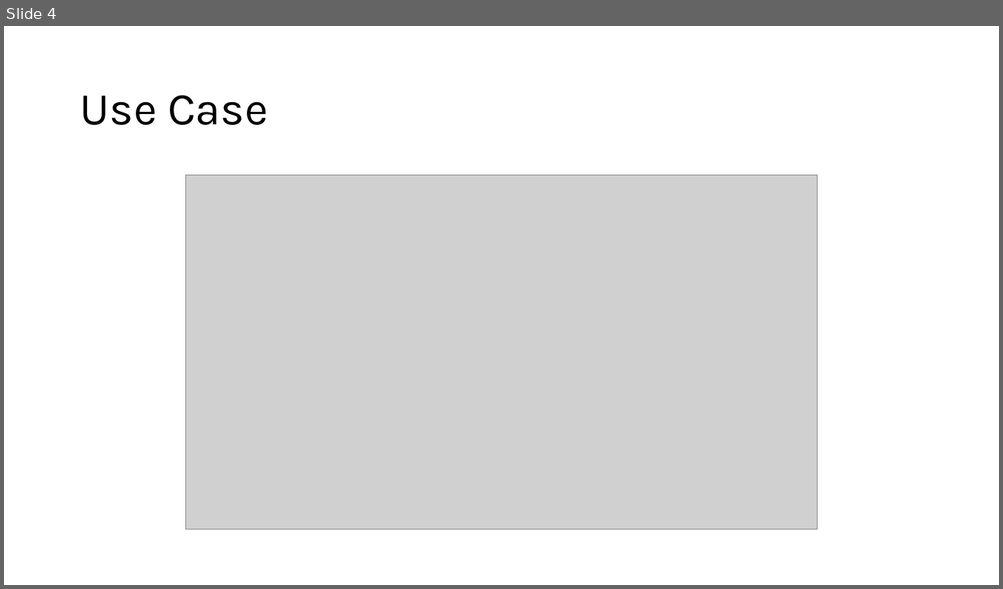
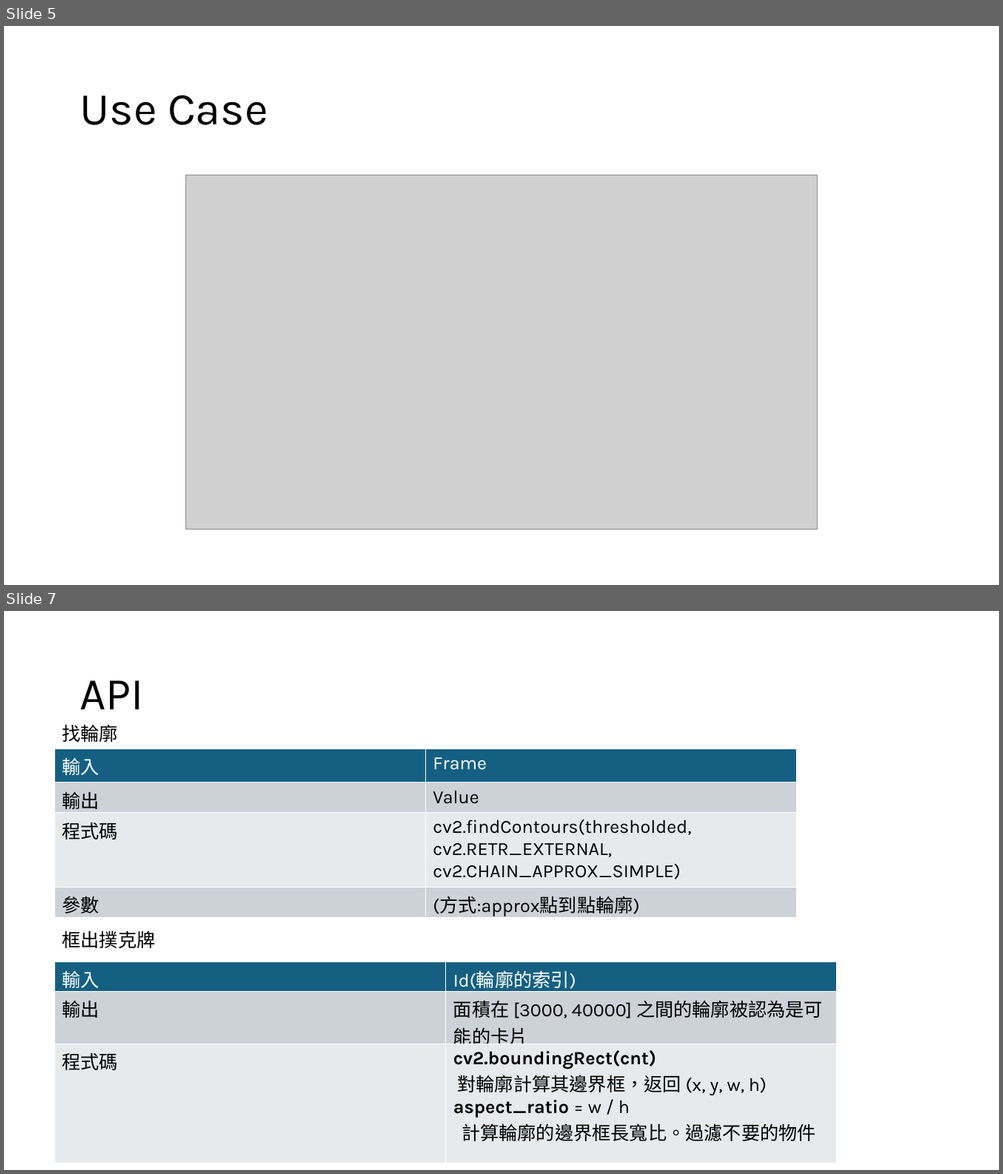
Before and after one commit to kennygnw/poker_detection_endterm, a slide deck: poker.pptx. Shown one above the other, each under a label of ours: slide 4 before the commit, slides 5 and 7 after it; the slides between them are not shown. The pictures are 1003x589 and 1003x1174 pixels, drawn with LibreOffice and Linux fonts; fonts in the diff are those of the drawing; grey boxes stand for pictures. Boxes give left, top, right and bottom in pixels: in the first picture for what was removed or moved away, otherwise in the second. Text is boxed around its words. In the diff, an @@ line names an element or a change of style, - is before the commit and + after.

```diff
--- a/poker.pptx
+++ b/poker.pptx
@@ slide 7 added at [4,611,999,1170], background #FFFFFF @@
@@ title added at [79,681,144,709], 44 pt, text #000000 @@
+API
@@ text added at [62,724,118,742], 18 pt, text #000000 @@
+找輪廓
@@ table added at [55,749,797,920], 4 rows, 2 columns @@
+輸入 | Frame
+輸出 | Value
+程式碼 | cv2.findContours(thresholded, cv2.RETR_EXTERNAL, cv2.CHAIN_APPROX_SIMPLE)
+參數 | (方式:approx點到點輪廓)
@@ text added at [62,931,155,948], 18 pt, text #000000 @@
+框出撲克牌
@@ table added at [55,962,836,1163], 3 rows, 2 columns @@
+輸入 | Id(輪廓的索引)
+輸出 | 面積在 [3000, 40000] 之間的輪廓被認為是可能的卡片
+程式碼 | cv2.boundingRect(cnt) / 對輪廓計算其邊界框，返回 (x, y, w, h) / aspect_ratio = w / h / 計算輪廓的邊界框長寬比。過濾不要的物件
@@ what was slide 4 is now slide 5 @@
```
Also in this commit, not shown: 1 slide changed, 6 other slides added, 1 other file.
